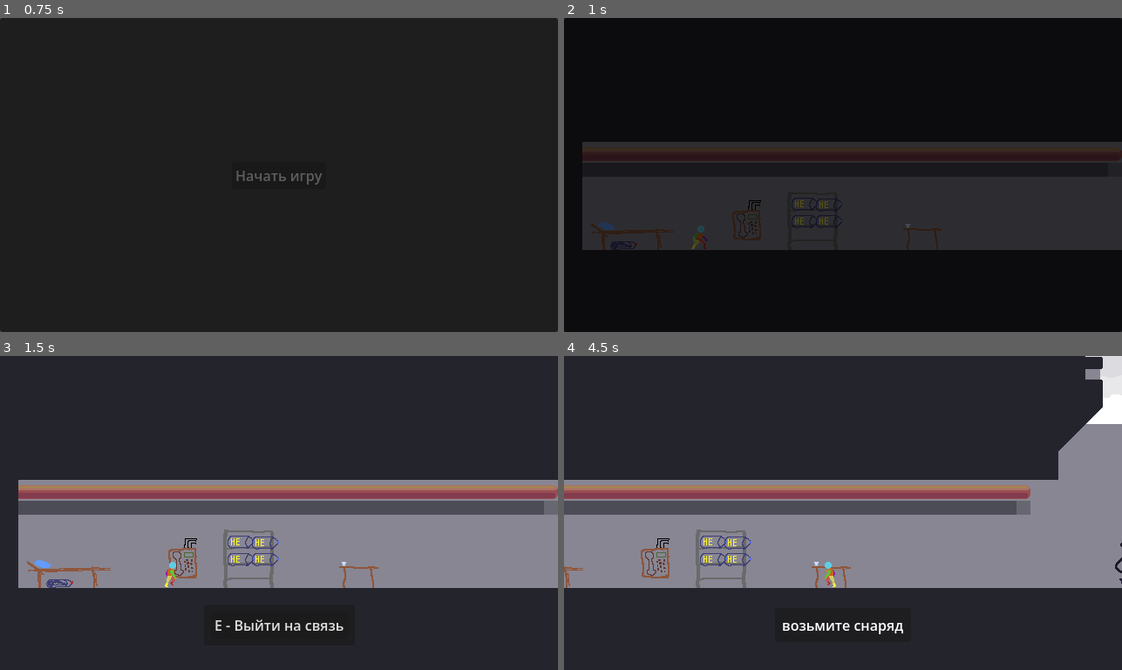
Above: before the commit, frames 1-4 (two rows, left to right).
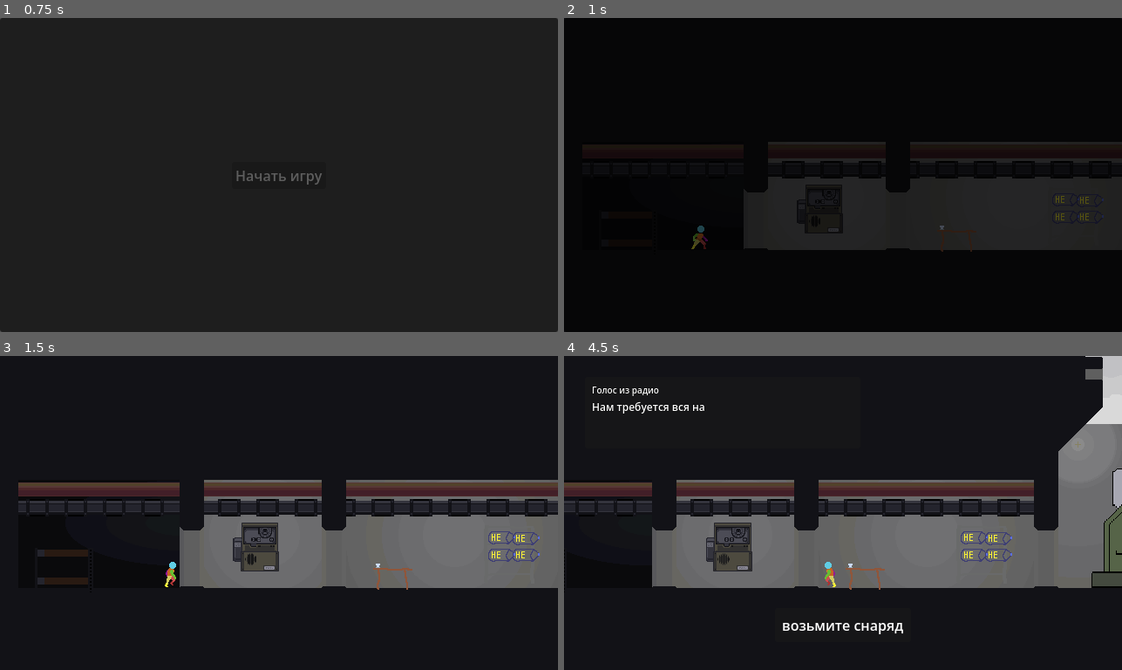
Above: after the commit, the same moments.

Repository: Rootslove/sib-jam-2026
Game: Godot game, scene res://levels/MainMenu.tscn
Same seed, same stepped clock (60 frames per second), same inputs: the game is played once before the commit and once after it.
Inputs (mouse positions are in pixels of both pictures, inside the frame that each line leads up to):
- Up to frame 1 (0.75 s): click "Начать игру" at 0.5 s
- Up to frame 2 (1 s): no input
- Up to frame 3 (1.5 s): move the mouse to (401, 497) at 1.27 s; hold Right (ui_right) from 1.28 s (still down); click (401, 497) at 1.42 s
- Up to frame 4 (4.5 s): release Right (ui_right) at 2 s; click "E - взять снаряд" (after the commit: "Е - Выйти на связь") at 2 s; click (843, 626) at 2.75 s, where only the run before the commit has a clickable "E - вернуть снаряд"; tap Enter at 3.5 s; move the mouse to (731, 528) at 3.52 s; hold Right (ui_right) 3.53-4.28 s; move the mouse to (898, 443) at 4.27 s; hold Left (ui_left) from 4.28 s (still down)

Frame 1 is identical in both runs. In frame 2, 13% of the frame differs, in the area x 3-100%, y 39-75%; in frame 3, 33%; in frame 4, 36%, in the area x 0-100%, y 0-76%.

Commit message:
sprites added

Diff:
--- a/levels/Main.tscn
+++ b/levels/Main.tscn
@@ -6,10 +6,9 @@
 [ext_resource type="PackedScene" uid="uid://bufoopd8eyk71" path="res://scenes/UI/HUD.tscn" id="2_h11cf"]
 [ext_resource type="PackedScene" uid="uid://27xvq0m6khfa" path="res://scenes/objects/Bed.tscn" id="3_2jfjj"]
 [ext_resource type="Texture2D" uid="uid://cq5hhl7r8l1tf" path="res://assets/sprites/BG/skyBox.png" id="3_bvijt"]
-[ext_resource type="Texture2D" uid="uid://cx0g23f3qih87" path="res://assets/sprites/BG/foreground.png" id="4_3mabw"]
-[ext_resource type="Texture2D" uid="uid://dl60fr5buq2ys" path="res://assets/sprites/BG/background.png" id="5_3pm0d"]
+[ext_resource type="Texture2D" uid="uid://cd2i05qya2dn0" path="res://assets/sprites/BG/2/background.png" id="4_n3j8x"]
 [ext_resource type="PackedScene" uid="uid://c04rsj6fmxabk" path="res://scenes/objects/shelve&shells/Shelve.tscn" id="5_lbxsr"]
-[ext_resource type="Texture2D" uid="uid://3xiwl6ftg6rj" path="res://assets/sprites/BG/pipes.png" id="6_ko617"]
+[ext_resource type="Texture2D" uid="uid://bg2nk36ohfqnq" path="res://assets/sprites/BG/2/foreground.png" id="5_ujns5"]
 [ext_resource type="PackedScene" uid="uid://do75j6bj5h4g0" path="res://scenes/objects/gun/Gun.tscn" id="7_vmibe"]
 [ext_resource type="Script" uid="uid://bdvw2h0krd13u" path="res://scripts/dialog_res.gd" id="11_n3j8x"]
 [ext_resource type="Script" uid="uid://cf8wu1u008fwv" path="res://scripts/hm_camera.gd" id="12_owvkk"]
@@ -34,13 +33,12 @@
 texture = ExtResource("3_bvijt")
 
 [node name="Sprite2D2" type="Sprite2D" parent="Background" unique_id=164319133]
-texture = ExtResource("4_3mabw")
+texture = ExtResource("4_n3j8x")
 
 [node name="Sprite2D3" type="Sprite2D" parent="Background" unique_id=235875464]
-texture = ExtResource("5_3pm0d")
+texture = ExtResource("5_ujns5")
 
 [node name="Sprite2D4" type="Sprite2D" parent="Background" unique_id=1345698557]
-texture = ExtResource("6_ko617")
 
 [node name="StaticBody2D" type="StaticBody2D" parent="Background" unique_id=1120791234]
 position = Vector2(-475, -199)
@@ -77,18 +75,18 @@
 
 [node name="Shelve" parent="Objects" unique_id=325387380 instance=ExtResource("5_lbxsr")]
 unique_name_in_owner = true
-position = Vector2(265, 228)
+position = Vector2(564, 223)
 
 [node name="Gun" parent="Objects" unique_id=1644629653 instance=ExtResource("7_vmibe")]
-position = Vector2(770, 203)
+position = Vector2(866, 109)
 
 [node name="Radio" parent="Objects" unique_id=705585387 instance=ExtResource("13_rak1d")]
-position = Vector2(186, 235)
+position = Vector2(274, 221)
 collision_layer = 0
 dialog = Array[ExtResource("11_n3j8x")]([ExtResource("12_ujns5")])
 
 [node name="TableObj" parent="Objects" unique_id=553220251 instance=ExtResource("13_ujns5")]
-position = Vector2(392, 244)
+position = Vector2(431, 246)
 
 [node name="Hud" parent="." unique_id=1192146616 node_paths=PackedStringArray("player") instance=ExtResource("2_h11cf")]
 player = NodePath("../PlayerCharacter")
--- a/scenes/Objects/Bed.tscn
+++ b/scenes/Objects/Bed.tscn
@@ -1,7 +1,7 @@
 [gd_scene format=3 uid="uid://27xvq0m6khfa"]
 
 [ext_resource type="Script" uid="uid://ba60fj83j1q74" path="res://scripts/iteraction_object.gd" id="1_avsjb"]
-[ext_resource type="Texture2D" uid="uid://de6h4v0pc5u5d" path="res://assets/sprites/PC/Bed-0001.png" id="2_8luvi"]
+[ext_resource type="Texture2D" uid="uid://bi5aihv62ju48" path="res://assets/sprites/Obj/Bedroom.png" id="2_gqhsn"]
 
 [sub_resource type="RectangleShape2D" id="RectangleShape2D_avsjb"]
 size = Vector2(50, 24)
@@ -18,5 +18,5 @@
 shape = SubResource("RectangleShape2D_avsjb")
 
 [node name="Sprite2D" type="Sprite2D" parent="." unique_id=1752184258]
-position = Vector2(1, -24)
-texture = ExtResource("2_8luvi")
+position = Vector2(55, -57)
+texture = ExtResource("2_gqhsn")
--- a/scenes/objects/Radio/Radio.tscn
+++ b/scenes/objects/Radio/Radio.tscn
@@ -1,10 +1,10 @@
 [gd_scene format=3 uid="uid://dlkmg8nfuoqta"]
 
 [ext_resource type="Script" uid="uid://duq3rsku3f4xh" path="res://scenes/objects/Radio/radio.gd" id="1_l71wl"]
-[ext_resource type="Texture2D" uid="uid://cnrqaq4ugp38o" path="res://assets/sprites/PC/Radio.png" id="2_71sip"]
+[ext_resource type="Texture2D" uid="uid://bam8r348fwy4d" path="res://assets/sprites/Obj/Radio.png" id="2_71sip"]
 
 [sub_resource type="RectangleShape2D" id="RectangleShape2D_l71wl"]
-size = Vector2(43, 74)
+size = Vector2(65, 74)
 
 [node name="Radio" type="Area2D" unique_id=705585387]
 collision_mask = 2
@@ -15,5 +15,5 @@
 texture = ExtResource("2_71sip")
 
 [node name="CollisionShape2D" type="CollisionShape2D" parent="." unique_id=1516794589]
-position = Vector2(4.5, -2)
+position = Vector2(0.5, -2)
 shape = SubResource("RectangleShape2D_l71wl")
--- a/scenes/objects/gun/Gun.tscn
+++ b/scenes/objects/gun/Gun.tscn
@@ -1,10 +1,96 @@
 [gd_scene format=3 uid="uid://do75j6bj5h4g0"]
 
 [ext_resource type="Script" uid="uid://5cbhre5yfurt" path="res://scenes/objects/gun/gun.gd" id="1_couac"]
-[ext_resource type="Texture2D" uid="uid://pabhmtlquayn" path="res://assets/sprites/PC/Gun.png" id="2_55daq"]
+[ext_resource type="Texture2D" uid="uid://c45p6toi23urd" path="res://assets/sprites/Gun/Cannon_anim-Sheet-sheet2.png" id="2_55daq"]
 
 [sub_resource type="RectangleShape2D" id="RectangleShape2D_o6rjq"]
-size = Vector2(129, 125)
+size = Vector2(444, 245.5)
+
+[sub_resource type="AtlasTexture" id="AtlasTexture_o6rjq"]
+atlas = ExtResource("2_55daq")
+region = Rect2(0, 0, 383, 321)
+
+[sub_resource type="AtlasTexture" id="AtlasTexture_8guto"]
+atlas = ExtResource("2_55daq")
+region = Rect2(383, 0, 383, 321)
+
+[sub_resource type="AtlasTexture" id="AtlasTexture_j0anj"]
+atlas = ExtResource("2_55daq")
+region = Rect2(766, 0, 383, 321)
+
+[sub_resource type="AtlasTexture" id="AtlasTexture_06x6e"]
+atlas = ExtResource("2_55daq")
+region = Rect2(1149, 0, 383, 321)
+
+[sub_resource type="AtlasTexture" id="AtlasTexture_8r034"]
+atlas = ExtResource("2_55daq")
+region = Rect2(1532, 0, 383, 321)
+
+[sub_resource type="AtlasTexture" id="AtlasTexture_463sq"]
+atlas = ExtResource("2_55daq")
+region = Rect2(1915, 0, 383, 321)
+
+[sub_resource type="AtlasTexture" id="AtlasTexture_8y6de"]
+atlas = ExtResource("2_55daq")
+region = Rect2(2298, 0, 383, 321)
+
+[sub_resource type="AtlasTexture" id="AtlasTexture_gtway"]
+atlas = ExtResource("2_55daq")
+region = Rect2(2681, 0, 383, 321)
+
+[sub_resource type="AtlasTexture" id="AtlasTexture_o747a"]
+atlas = ExtResource("2_55daq")
+region = Rect2(3064, 0, 383, 321)
+
+[sub_resource type="SpriteFrames" id="SpriteFrames_2oqjn"]
+animations = [{
+"frames": [{
+"duration": 1.0,
+"texture": SubResource("AtlasTexture_o6rjq")
+}, {
+"duration": 1.0,
+"texture": SubResource("AtlasTexture_8guto")
+}, {
+"duration": 1.0,
+"texture": SubResource("AtlasTexture_j0anj")
+}, {
+"duration": 1.0,
+"texture": SubResource("AtlasTexture_06x6e")
+}, {
+"duration": 1.0,
+"texture": SubResource("AtlasTexture_8r034")
+}, {
+"duration": 1.0,
+"texture": SubResource("AtlasTexture_463sq")
+}, {
+"duration": 1.0,
+"texture": SubResource("AtlasTexture_8y6de")
+}, {
+"duration": 1.0,
+"texture": SubResource("AtlasTexture_gtway")
+}, {
+"duration": 1.0,
+"texture": SubResource("AtlasTexture_o747a")
+}, {
+"duration": 1.0,
+"texture": SubResource("AtlasTexture_o747a")
+}, {
+"duration": 1.0,
+"texture": SubResource("AtlasTexture_o747a")
+}, {
+"duration": 1.0,
+"texture": SubResource("AtlasTexture_o747a")
+}, {
+"duration": 1.0,
+"texture": SubResource("AtlasTexture_o747a")
+}, {
+"duration": 1.0,
+"texture": SubResource("AtlasTexture_o747a")
+}],
+"loop": false,
+"name": &"fire",
+"speed": 9.0
+}]
 
 [node name="Gun" type="Area2D" unique_id=1644629653]
 collision_layer = 0
@@ -12,8 +98,14 @@
 script = ExtResource("1_couac")
 metadata/_custom_type_script = "uid://5cbhre5yfurt"
 
-[node name="Sprite2D" type="Sprite2D" parent="." unique_id=352930211]
-texture = ExtResource("2_55daq")
+[node name="CollisionShape2D" type="CollisionShape2D" parent="." unique_id=822503495]
+position = Vector2(5, 60.25)
+shape = SubResource("RectangleShape2D_o6rjq")
 
-[node name="CollisionShape2D" type="CollisionShape2D" parent="." unique_id=822503495]
-shape = SubResource("RectangleShape2D_o6rjq")
+[node name="AnimatedSprite2D" type="AnimatedSprite2D" parent="." unique_id=286755345]
+unique_name_in_owner = true
+texture_filter = 1
+texture_repeat = 1
+sprite_frames = SubResource("SpriteFrames_2oqjn")
+animation = &"fire"
+frame_progress = 0.10927284
--- a/scenes/objects/gun/gun.gd
+++ b/scenes/objects/gun/gun.gd
@@ -4,8 +4,16 @@
 @export var shoot_string = "Е - выстрелить!"
 @export var hint_string = "нет снаряда"
 
+var is_firing : bool = false
+
+func _ready() -> void:
+	super()
+	%AnimatedSprite2D.animation_finished.connect(on_animation_finished)
+
 func notify_player_enter(body : Node2D) -> void:
 	super(body)
+	if %AnimatedSprite2D.is_playing() || is_firing :
+		return
 	if player.carried_item == null :
 		player.hud.show_hint(hint_string)
 	else :
@@ -14,3 +22,14 @@
 func on_button_pressed() -> void:
 	player.drop_item().queue_free()
 	player.hud.hide_action()
+	%AnimatedSprite2D.play("fire")
+	is_firing = true
+
+func on_animation_finished() -> void:
+	if is_firing :
+		%AnimatedSprite2D.play("fire", -1, true)
+		is_firing = false
+	else :
+		var bodies = get_overlapping_bodies()
+		if not bodies.is_empty() :
+			notify_player_enter(bodies[0])
--- a/scenes/objects/salter/spice.gd
+++ b/scenes/objects/salter/spice.gd
@@ -30,7 +30,6 @@
 		return
 	area = area2d
 	freeze_timer.start()
-	print(area)
 
 func _physics_process(delta: float) -> void:
 	velocity = Vector2.DOWN * delta * fall_velocity
--- a/scenes/objects/shelve&shells/shelve_obj.gd
+++ b/scenes/objects/shelve&shells/shelve_obj.gd
@@ -29,7 +29,6 @@
 
 func on_button_pressed() -> void:
 	if player.carried_item != null :
-		print("depositing")
 		add_shell(player.drop_item())
 		player.hud.show_action(take_shell_str)
 	else :
Binary file added: assets/sprites/BG/2/background.png
Not shown, added: assets/sprites/BG/2/background.png.import
Binary file added: assets/sprites/BG/2/foreground.png
Not shown, added: assets/sprites/BG/2/foreground.png.import
Binary file added: assets/sprites/Gun/Cannon_anim-Sheet-sheet2.png
Not shown, added: assets/sprites/Gun/Cannon_anim-Sheet-sheet2.png.import
Binary file added: assets/sprites/Gun/Cannon_anim-Sheet.png
Not shown, added: assets/sprites/Gun/Cannon_anim-Sheet.png.import
Binary file added: assets/sprites/Obj/Bedroom.png
Not shown, added: assets/sprites/Obj/Bedroom.png.import
Binary file added: assets/sprites/Obj/Radio.png
Not shown, added: assets/sprites/Obj/Radio.png.import
